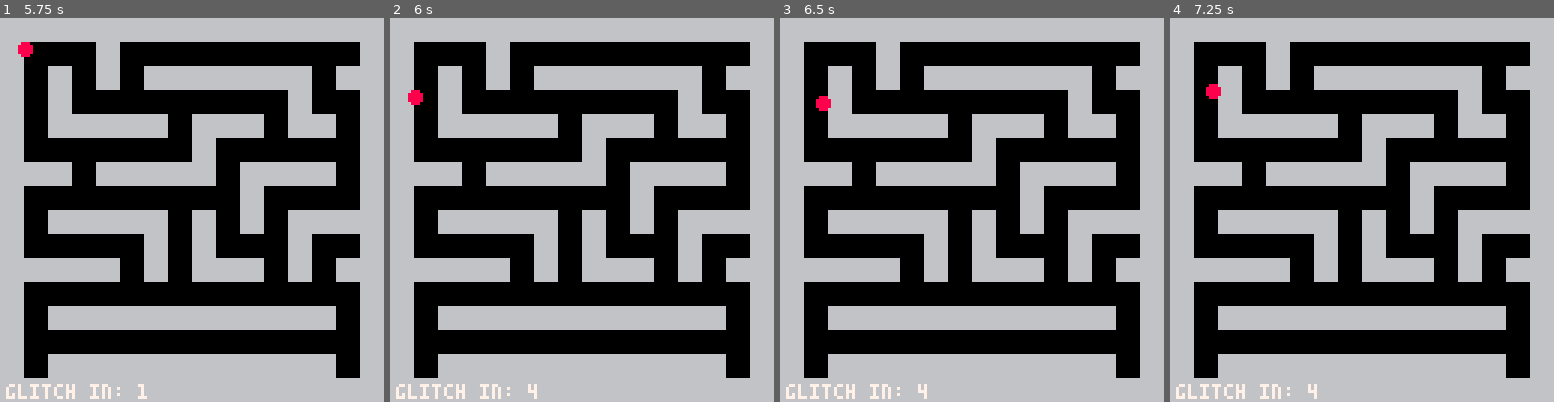
Above: before the commit, frames 1-4 (left to right).
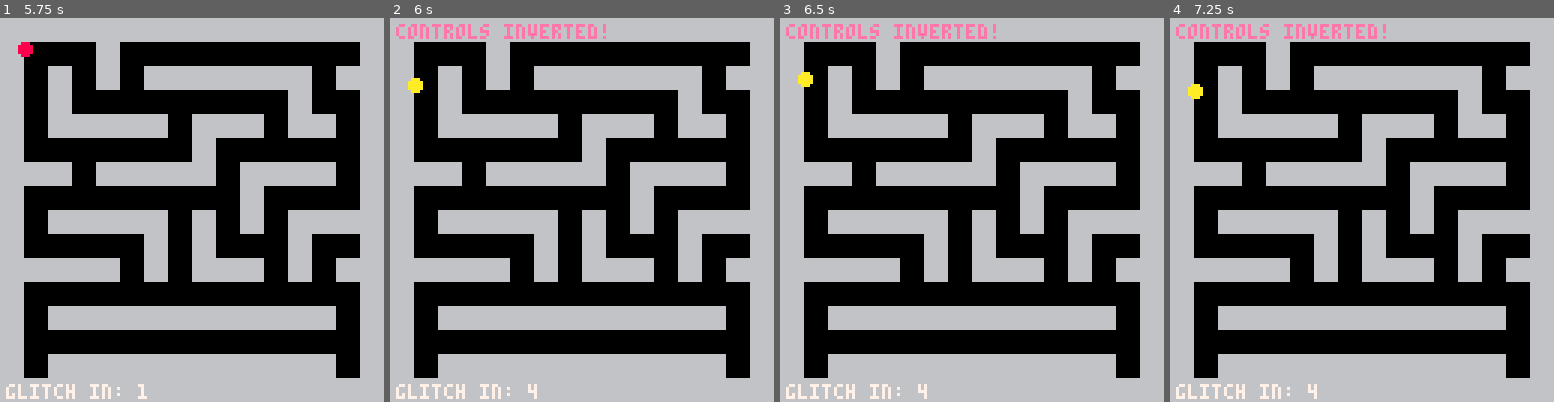
Above: after the commit, the same moments.

Repository: getJv/novice_summer_jam
Game: PICO-8 cartridge s_broken.p8
Two runs of this game, one before a commit and one after it. Both use one fixed random seed, a clock stepped at 60 frames per second and the inputs below.
Inputs:
- Up to frame 1 (5.75 s): hold Right 1.6-2.1 s; hold Up 2.15-2.42 s; hold Right 2.47-3.03 s; hold Left 3.08-3.58 s; hold Down 3.63-3.97 s; hold Right 4.02-4.68 s; hold Up 4.73-5.03 s; hold Left 5.08-5.68 s; hold Down from 5.73 s (still down)
- Up to frame 2 (6 s): keep holding Down
- Up to frame 3 (6.5 s): release Down at 6.03 s; hold Right from 6.08 s (still down)
- Up to frame 4 (7.25 s): release Right at 6.58 s; hold Right 6.63-7.13 s; hold Up from 7.18 s (still down)

Frame 1 is identical in both runs. In frame 2, 1.2% of the frame differs, in the area x 1-57%, y 1-23%; in frame 3, 1.2%, in the area x 1-57%, y 1-25%; in frame 4, 1.2%.

Commit message:
feat: Adjust inverse mode behaviour

Diff:
--- a/handler_glitch.lua
+++ b/handler_glitch.lua
@@ -1,4 +1,5 @@
 glitch_timer = 180
+controls_inverted = false
 
 function update_glitches()
     -- timer Countdown
@@ -8,6 +9,7 @@
 
     -- Reset the timer
     if glitch_timer <= 0 then
+        controls_inverted = not controls_inverted
         -- 60 frames is a sec adding 120 here means the next timer
         -- will be something bt 3-5 segundos
         glitch_timer = 180 + rnd(120)
--- a/handler_player.lua
+++ b/handler_player.lua
@@ -1,8 +1,9 @@
 player = {x=16, y=16, speed=2}
 
 function draw_player()
+    local color = controls_inverted and 10 or 8  -- if inverse yellow(10), red(8) if normal
     -- Draw a fancy player sprite hehe
-    circfill(player.x, player.y, 2, 8)
+    circfill(player.x, player.y, 2, color)
 end
 
 function handle_player_movement()
@@ -17,6 +18,12 @@
     if btn(1) then dx = 1 end   -- Right arrow
     if btn(2) then dy = -1 end  -- Up Arrow
     if btn(3) then dy = 1 end   -- Down Arrow
+
+    -- if inverted controls glitch is active apply direction inversion
+    if controls_inverted then
+        dx = -dx
+        dy = -dy
+    end
 
     -- Update the new position and increasing or decreasing the x,y player pos
     if dx != 0 or dy != 0 then
--- a/handler_ui_info.lua
+++ b/handler_ui_info.lua
@@ -1,6 +1,11 @@
 
 
 function draw_ui()
+    -- Indicador de glitch
+    if controls_inverted then
+        print("controls inverted!", 2, 2, 14)
+    end
+
     -- Next glitch info
     print("glitch in: " .. flr(glitch_timer/60 + 1), 2, 122, 7)
 end
